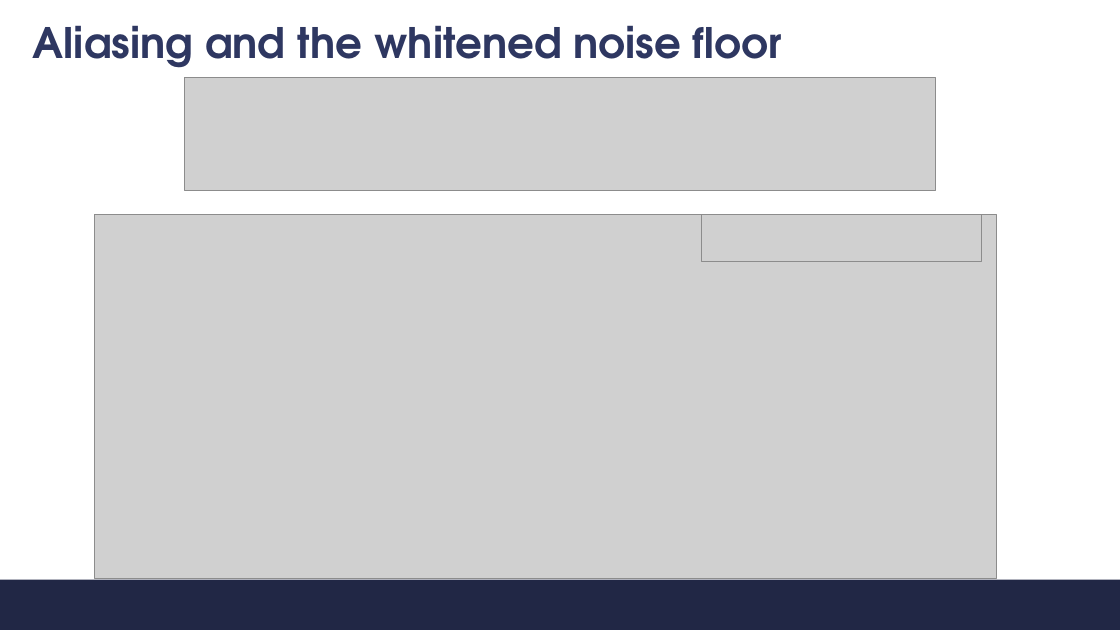
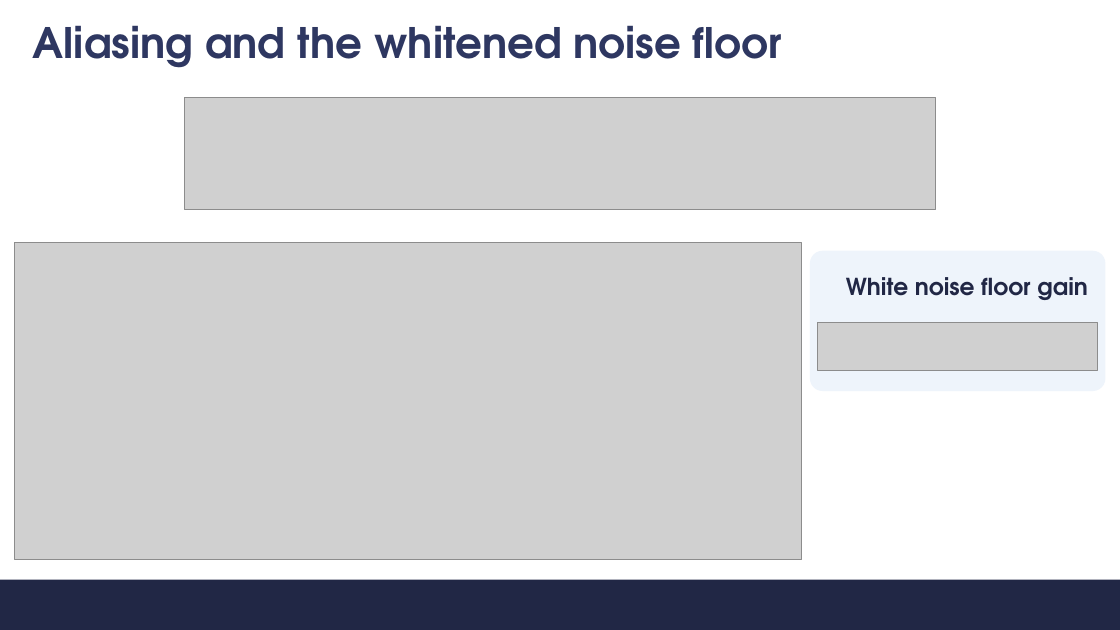
Before and after one commit to s347960/Presentazione, a slide deck: slide 7 of Discussione.pptx. Drawn at 1120x630 pixels with LibreOffice and Linux fonts; fonts in the diff are those of the drawing; grey boxes stand for pictures; background and template pictures are left out. Boxes give left, top, right and bottom in pixels: in the first picture for what was removed or moved away, otherwise in the second. Text is boxed around its words. In the diff, an @@ line names an element or a change of style, - is before the commit and + after.

```diff
--- a/Discussione.pptx
+++ b/Discussione.pptx
@@ picture: place and size @@
-picture at (184,77,935,190)
+picture at (184,97,935,210)
@@ picture: place and size @@
-picture at (94,214,996,578)
+picture at (14,243,802,560)
@@ rounded rectangle added at (810,251,1106,392), fill #EEF4FB @@
@@ text added at (846,277,1088,300), 20 pt, text #212745, bold @@
+White noise floor gain
@@ picture: place and size @@
-picture at (702,214,981,262)
+picture at (818,323,1097,371)
```
Also in this commit, not shown: 4 other slides changed, 5 other files.
